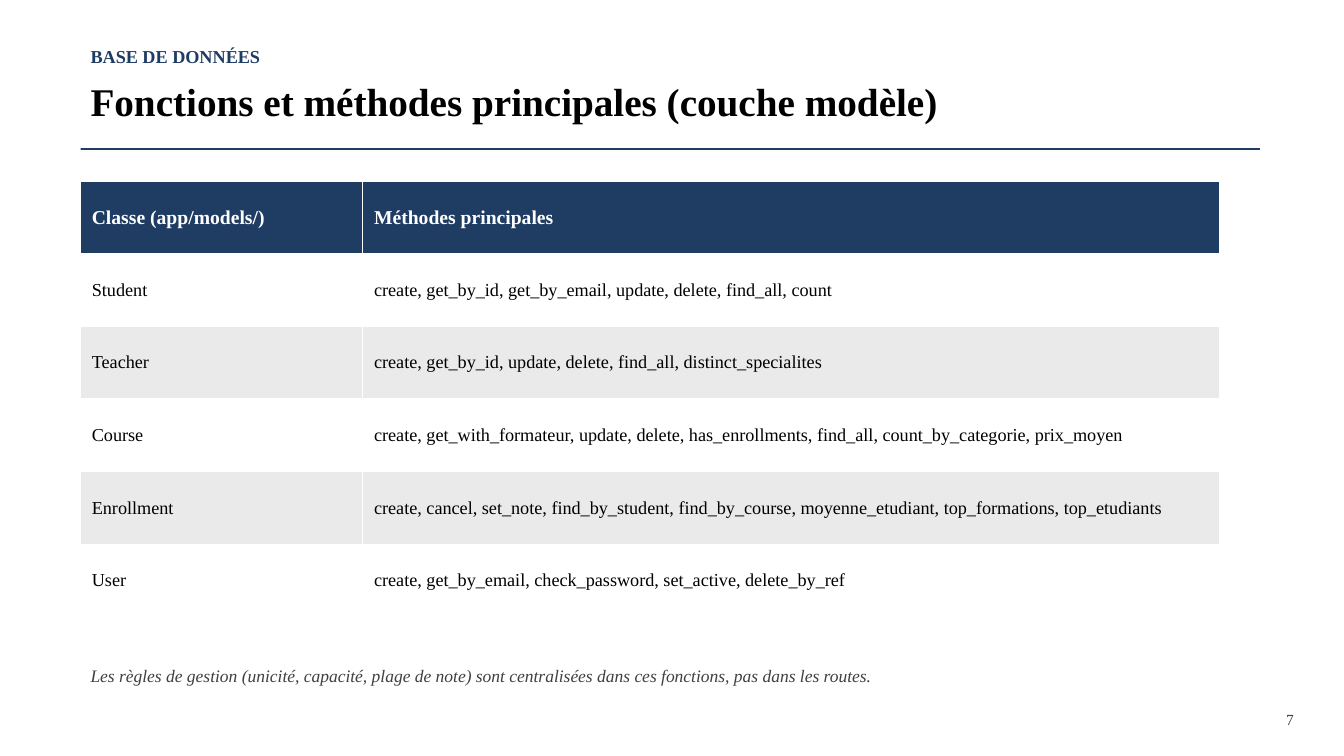
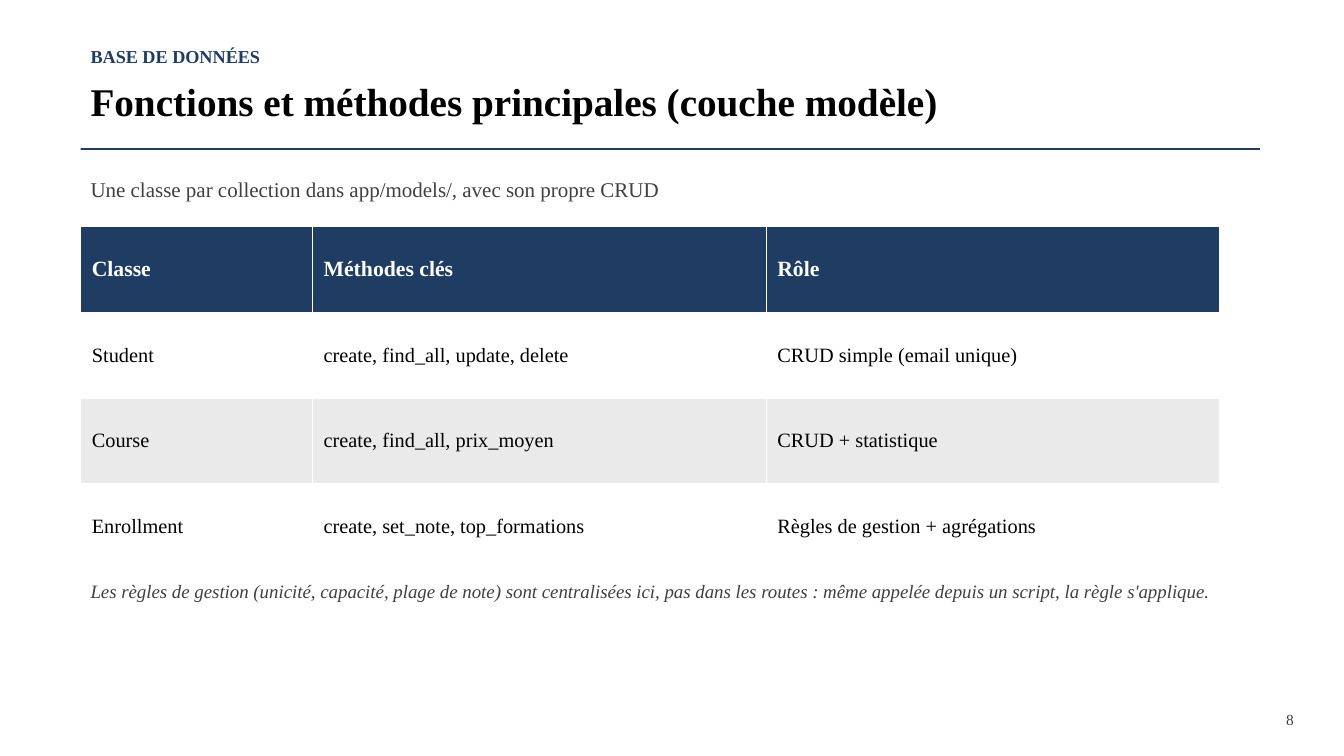
Before and after one commit to ASapAbro/E-Educ, a slide deck: slide 9 of complet/report/Presentation_Projet_Gestion_Formations.pptx (slide 8 before the commit). Drawn at 1344x756 pixels with LibreOffice and Linux fonts; fonts in the diff are those of the drawing. Boxes give left, top, right and bottom in pixels: in the first picture for what was removed or moved away, otherwise in the second. Text is boxed around its words. In the diff, an @@ line names an element or a change of style, - is before the commit and + after.

Commit message:
Ajout des besoins fonctionnels/non fonctionnels, simplification des slides BDD
Ajoute une slide "Besoins fonctionnels et non fonctionnels" (cahier des
charges) juste après le contexte. Simplifie les slides couche modèle,
pipelines d'agrégation et aperçu de la base pour être plus légères à
présenter à l'oral (moins de texte, un seul exemple de code par slide).

```diff
--- a/complet/report/Presentation_Projet_Gestion_Formations.pptx
+++ b/complet/report/Presentation_Projet_Gestion_Formations.pptx
@@ text added at (91,182,658,202), 15 pt, text #404040 @@
+Une classe par collection dans app/models/, avec son propre CRUD
@@ table at (81,227,1220,570) @@
-Classe (app/models/) | Méthodes principales
-Student | create, get_by_id, get_by_email, update, delete, find_all, count
-Teacher | create, get_by_id, update, delete, find_all, distinct_specialites
-Course | create, get_with_formateur, update, delete, has_enrollments, find_all, count_by_categorie, prix_moyen
-Enrollment | create, cancel, set_note, find_by_student, find_by_course, moyenne_etudiant, top_formations, top_etudiants
-User | create, get_by_email, check_password, set_active, delete_by_ref
+Classe | Méthodes clés | Rôle
+Student | create, find_all, update, delete | CRUD simple (email unique)
+Course | create, find_all, prix_moyen | CRUD + statistique
+Enrollment | create, set_note, top_formations | Règles de gestion + agrégations
@@ table: place and size @@
-table at (81,181,1220,617)
+table at (81,227,1220,570)
@@ text at (91,585,1209,602): text changed; size 12.5 to 13.5 pt @@
-Les règles de gestion (unicité, capacité, plage de note) sont centralisées dans ces fonctions, pas dans les routes.
+Les règles de gestion (unicité, capacité, plage de note) sont centralisées ici, pas dans les routes : même appelée depuis un script, la règle s'applique.
@@ text at (1286,715,1294,725): text changed @@
-7
+8
```
Also in this commit, not shown: 11 other slides changed, 1 slide added.
